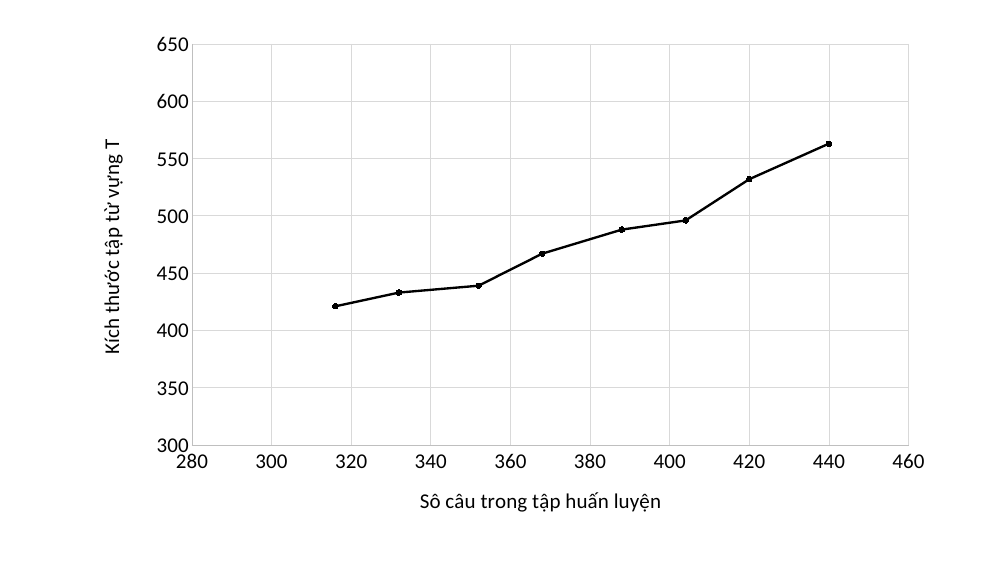
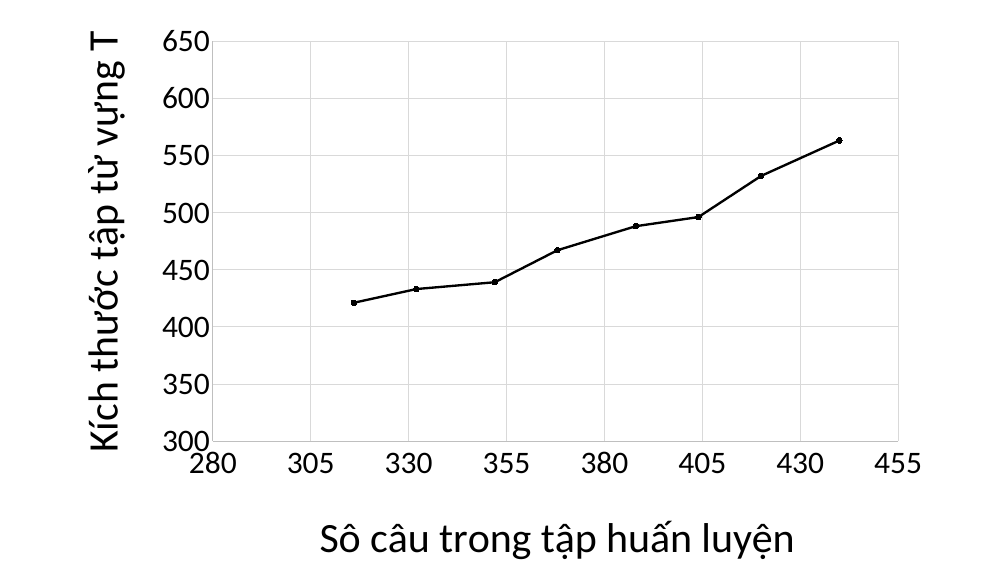
Before and after one commit to ductri/ThesisReport, a slide deck: slide 10 of mohinh.pptx (slide 9 before the commit). Drawn at 1008x567 pixels with LibreOffice and Linux fonts; fonts in the diff are those of the drawing. Boxes give left, top, right and bottom in pixels: in the first picture for what was removed or moved away, otherwise in the second. Text is boxed around its words. In the diff, an @@ line names an element or a change of style, - is before the commit and + after.

```diff
--- a/mohinh.pptx
+++ b/mohinh.pptx
@@ scatter lines chart at [73, 11, 940, 567] @@
@@ category axis changed @@
@@ value axis changed @@
@@ scatter lines chart: place and size @@
-scatter lines chart at [93, 21, 942, 531]
+scatter lines chart at [73, 11, 940, 567]
```
Also in this commit, not shown: 1 other slide changed, 5 other files.
